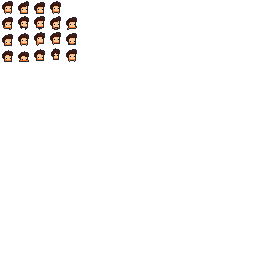
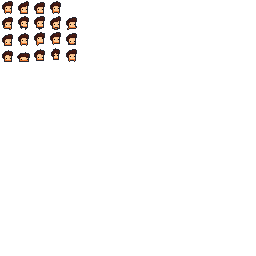
Layers edited between the first and the second 256x256 image:
painted on "Layer 3" (15th of 22, in "land" › "org copy 12") over box(17, 51, 30, 60)
painted on "Layer 4" (8th of 15, in "land" › "org copy 12") over box(18, 52, 29, 60)
